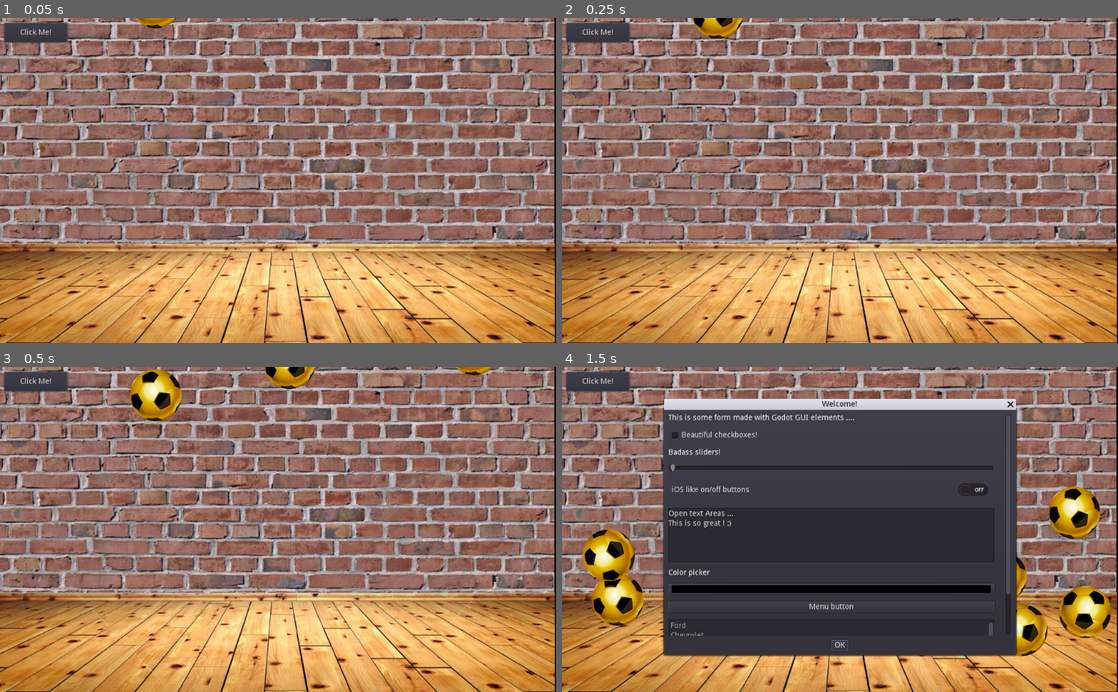
Above: before the commit, frames 1-4 (two rows, left to right).
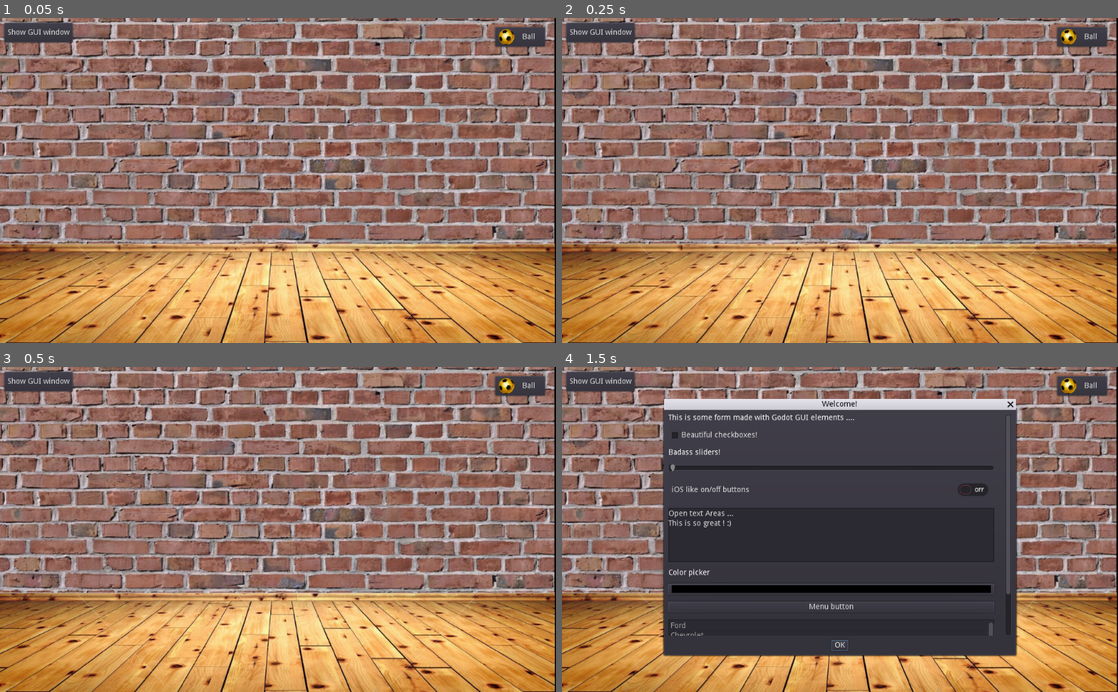
Above: after the commit, the same moments.

Repository: aselvais/GodotTesting
Game: Godot game, scene res://main.tscn
Two runs of this game, one before a commit and one after it. Both use one fixed random seed, a clock stepped at 60 frames per second and the inputs below.
Inputs (mouse positions are in pixels of both pictures, inside the frame that each line leads up to):
- Up to frame 1 (0.05 s): no input
- Up to frame 2 (0.25 s): no input
- Up to frame 3 (0.5 s): no input
- Up to frame 4 (1.5 s): click "Click Me!" (after the commit: "Show GUI window") at 0.5 s; click (1084, 386) at 1.25 s, where only the run after the commit has a clickable "Ball"

The runs differ from the first frame. In frame 1, 0.9% of the frame differs, in the area x 1-99%, y 0-10%; in frame 2, 1.2%; in frame 3, 2.5%; in frame 4, 6.3%, in the area x 1-99%, y 1-90%.

Commit message:
add button Add ball with random position

Diff:
--- a/Ball.tscn
+++ b/Ball.tscn
@@ -23,7 +23,7 @@
 [node name="RigidBody2D" type="RigidBody2D" parent="."]
 input_pickable = true
 physics_material_override = SubResource( 1 )
-gravity_scale = 7.0
+gravity_scale = 12.36
 script = ExtResource( 1 )
 
 [node name="CollisionShape2D3" type="CollisionShape2D" parent="RigidBody2D"]
--- a/GUI.tscn
+++ b/GUI.tscn
@@ -11,11 +11,10 @@
 margin_top = 8.55
 margin_right = 123.6
 margin_bottom = 44.55
-text = "Click Me!"
+text = "Show GUI window"
 script = ExtResource( 1 )
 
 [node name="windd" type="AcceptDialog" parent="."]
-visible = true
 margin_left = 188.0
 margin_top = 79.0
 margin_right = 836.0
@@ -25,6 +24,7 @@
 resizable = true
 
 [node name="ScrollContainer" type="ScrollContainer" parent="windd"]
+editor/display_folded = true
 margin_left = 8.0
 margin_top = 8.0
 margin_right = 640.0
@@ -56,7 +56,6 @@
 margin_top = 91.0
 margin_right = 600.0
 margin_bottom = 107.0
-ticks_on_borders = false
 
 [node name="CheckButton" type="CheckButton" parent="windd/ScrollContainer/VBoxContainer"]
 margin_top = 120.0
--- a/main.gd
+++ b/main.gd
@@ -1,14 +1,30 @@
 extends Node2D
+
+export (PackedScene) var Ball
+
 
 # Declare member variables here. Examples:
 # var a = 2
 # var b = "text"
 
 # Called when the node enters the scene tree for the first time.
-#func _ready():
+func _ready():
+	pass
+
+func add_new_ball():
+	# 1024 x 600
+	var ball = Ball.instance()
+	ball.position.x = int(rand_range(50,1000))
+	ball.position.y = -int(rand_range(100,300))
+	ball
+	add_child(ball)
 
 
 
 # Called every frame. 'delta' is the elapsed time since the previous frame.
 #func _process(delta):
 #	pass
+
+
+func _on_ButtonNewBall_pressed():
+	add_new_ball()
--- a/main.tscn
+++ b/main.tscn
@@ -1,72 +1,51 @@
-[gd_scene load_steps=6 format=2]
+[gd_scene load_steps=8 format=2]
 
 [ext_resource path="res://main.gd" type="Script" id=1]
-[ext_resource path="res://GUI.tscn" type="PackedScene" id=2]
-[ext_resource path="res://Ball.tscn" type="PackedScene" id=3]
-[ext_resource path="res://Ground.tscn" type="PackedScene" id=4]
-[ext_resource path="res://assets/wall.jpg" type="Texture" id=5]
+[ext_resource path="res://Ball.tscn" type="PackedScene" id=2]
+[ext_resource path="res://assets/ball-icon.png" type="Texture" id=3]
+[ext_resource path="res://Button.gd" type="Script" id=4]
+[ext_resource path="res://GUI.tscn" type="PackedScene" id=5]
+[ext_resource path="res://Ground.tscn" type="PackedScene" id=6]
+[ext_resource path="res://assets/wall.jpg" type="Texture" id=7]
 
 [node name="Node2D" type="Node2D"]
 script = ExtResource( 1 )
+Ball = ExtResource( 2 )
 
-[node name="Node2D" type="Node2D" parent="."]
+[node name="ButtonNewBall" type="Button" parent="."]
+margin_left = 912.018
+margin_top = 16.627
+margin_right = 1004.02
+margin_bottom = 52.627
+text = "Ball"
+icon = ExtResource( 3 )
+script = ExtResource( 4 )
+
+[node name="GUI" type="Node2D" parent="."]
+editor/display_folded = true
 z_index = 16
+__meta__ = {
+"_edit_lock_": true
+}
 
-[node name="Control" parent="Node2D" instance=ExtResource( 2 )]
+[node name="Control" parent="GUI" instance=ExtResource( 5 )]
 
-[node name="Ball" parent="." instance=ExtResource( 3 )]
-position = Vector2( 103.13, -174.117 )
-
-[node name="Ball12" parent="." instance=ExtResource( 3 )]
-position = Vector2( 290.191, -444.687 )
-
-[node name="Ball11" parent="." instance=ExtResource( 3 )]
-position = Vector2( 191.65, -291.03 )
-
-[node name="Ball7" parent="." instance=ExtResource( 3 )]
-position = Vector2( 281.84, -167.436 )
-
-[node name="Ball3" parent="." instance=ExtResource( 3 )]
-position = Vector2( 622.968, -157.547 )
-
-[node name="Ball13" parent="." instance=ExtResource( 3 )]
-position = Vector2( 542.799, -304.523 )
-
-[node name="Ball8" parent="." instance=ExtResource( 3 )]
-position = Vector2( 759.923, -209.323 )
-
-[node name="Ball14" parent="." instance=ExtResource( 3 )]
-position = Vector2( 808.358, -339.597 )
-
-[node name="Ball5" parent="." instance=ExtResource( 3 )]
-position = Vector2( 430.431, -150.279 )
-
-[node name="Ball4" parent="." instance=ExtResource( 3 )]
-position = Vector2( 873.529, -114.804 )
-
-[node name="Ball9" parent="." instance=ExtResource( 3 )]
-position = Vector2( 920.294, -221.696 )
-
-[node name="Ball15" parent="." instance=ExtResource( 3 )]
-position = Vector2( 965.389, -335.268 )
-
-[node name="Ball2" parent="." instance=ExtResource( 3 )]
-position = Vector2( 287.14, -29.6119 )
-
-[node name="Ball6" parent="." instance=ExtResource( 3 )]
-position = Vector2( 533.72, -88.9944 )
-
-[node name="Ball10" parent="." instance=ExtResource( 3 )]
-position = Vector2( 371.713, -264.364 )
-
-[node name="Ground" parent="." instance=ExtResource( 4 )]
+[node name="Ground" parent="." instance=ExtResource( 6 )]
 light_mask = 2
 z_index = -1
 
 [node name="Wall" type="Node2D" parent="."]
+editor/display_folded = true
 z_index = -8
+__meta__ = {
+"_edit_lock_": true
+}
 
 [node name="Sprite" type="Sprite" parent="Wall"]
 position = Vector2( 510.719, 195.235 )
 scale = Vector2( 1.27667, 1.03306 )
-texture = ExtResource( 5 )
+texture = ExtResource( 7 )
+__meta__ = {
+"_edit_lock_": true
+}
+[connection signal="pressed" from="ButtonNewBall" to="." method="_on_ButtonNewBall_pressed"]
Binary file added: assets/ball-icon.png
Not shown, added: assets/ball-icon.png.import
Not shown, changed: html-export/index.js
Not shown, changed: html-export/index.pck
Not shown, changed: html-export/index.wasm
